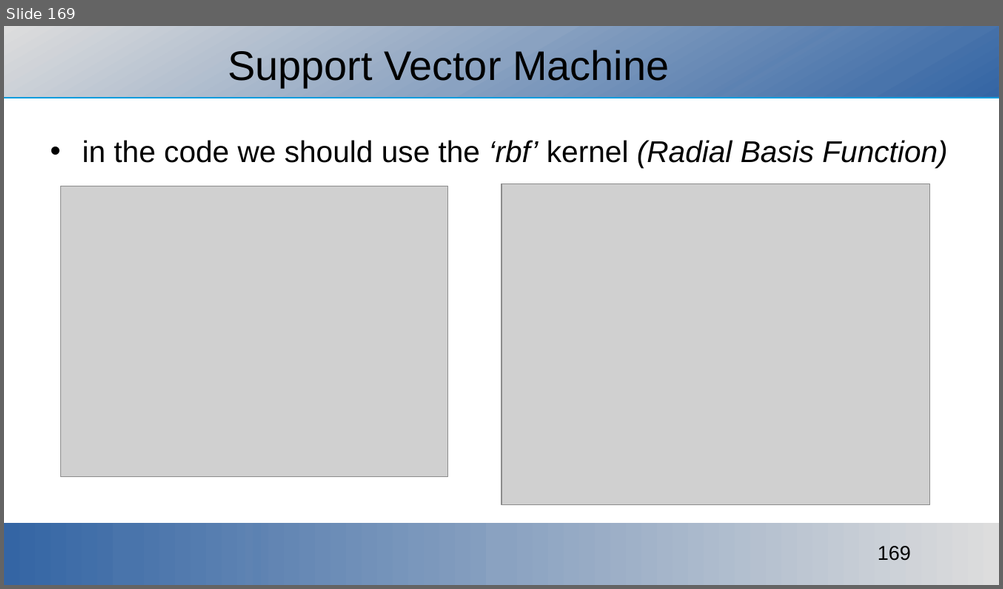
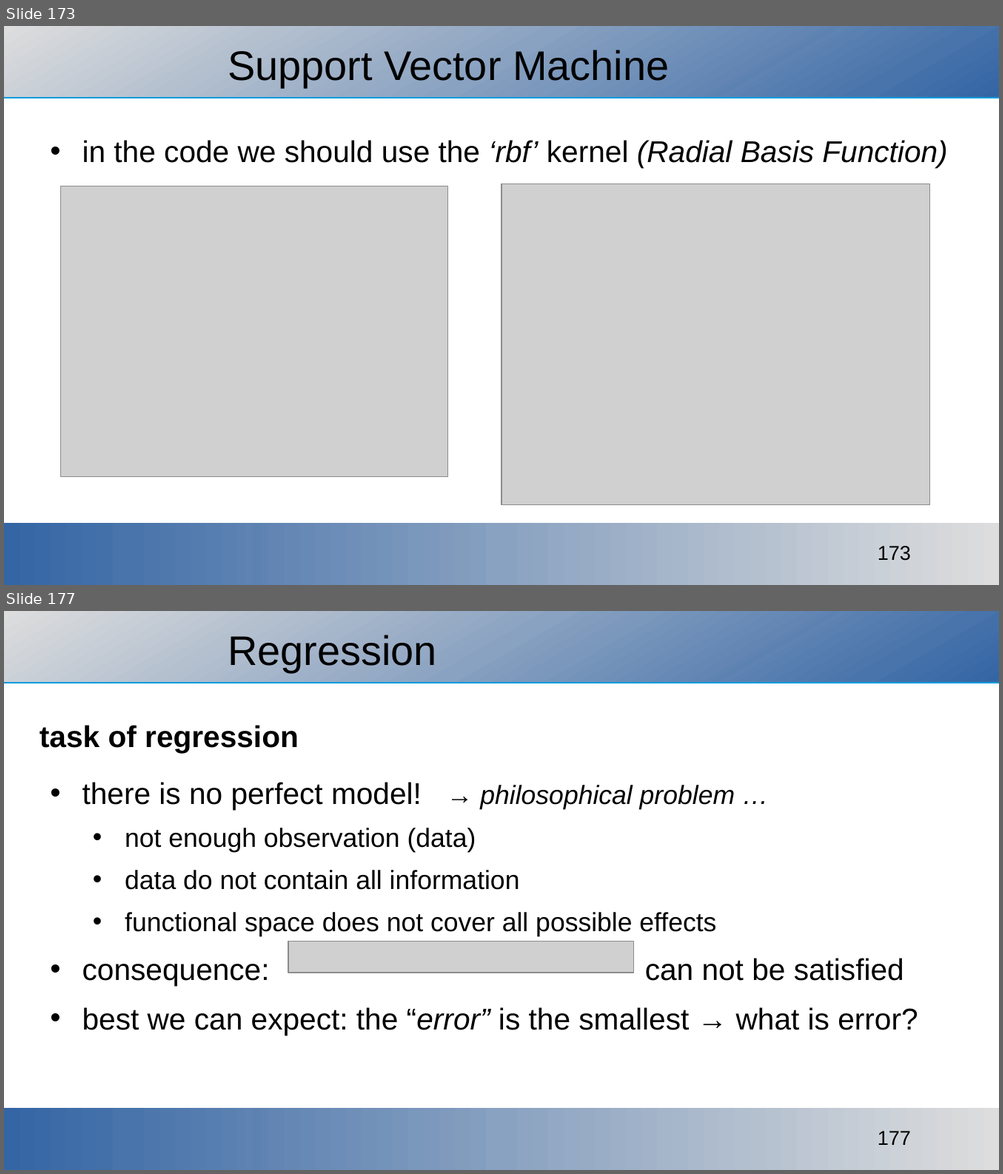
Before and after one commit to ajakovac/ML-in-Practice-I, a slide deck: ML in practice.odp. Shown one above the other, each under a label of ours: slide 169 before the commit, slides 173 and 177 after it; the slides between them are not shown. The pictures are 1003x589 and 1003x1174 pixels, drawn with LibreOffice and Linux fonts; fonts in the diff are those of the drawing; grey boxes stand for pictures; background and template pictures are left out. Boxes give left, top, right and bottom in pixels: in the first picture for what was removed or moved away, otherwise in the second. Text is boxed around its words. In the diff, an @@ line names an element or a change of style, - is before the commit and + after.

Commit message:
regression started

```diff
--- a/ML in practice.odp
+++ b/ML in practice.odp
@@ slide 177 added at (x1=4, y1=611, x2=999, y2=1170), background #FFFFFF; not listed: 3 template elements that a slide beside it also shows @@
@@ title added at (x1=227, y1=635, x2=437, y2=672), 33 pt, text #000000 @@
+Regression
@@ text added at (x1=40, y1=725, x2=917, y2=1035), 21 pt, text #000000 @@
+task of regression
+• there is no perfect model! → philosophical problem …
+  • not enough observation (data)
+  • data do not contain all information
+  • functional space does not cover all possible effects
+• consequence: can not be satisfied
+• best we can expect: the “error” is the smallest → what is error?
@@ picture added at (x1=288, y1=941, x2=634, y2=973) @@
@@ what was slide 169 is now slide 173 @@
@@ page number at (x1=877, y1=546, x2=910, y2=561): text changed @@
-169
+173
```
Also in this commit, not shown: 2 slides changed, 7 other slides added, 1 other file.
